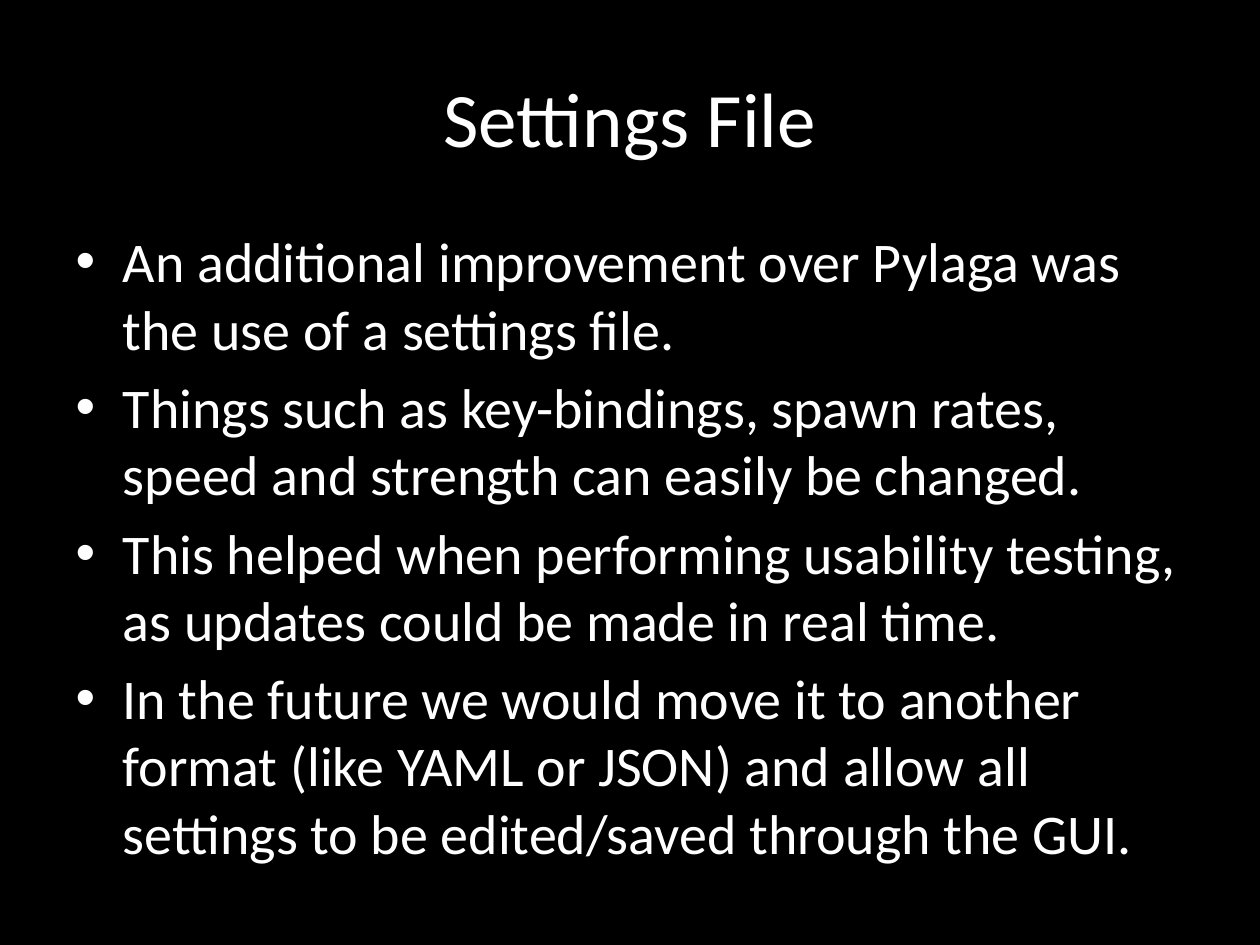
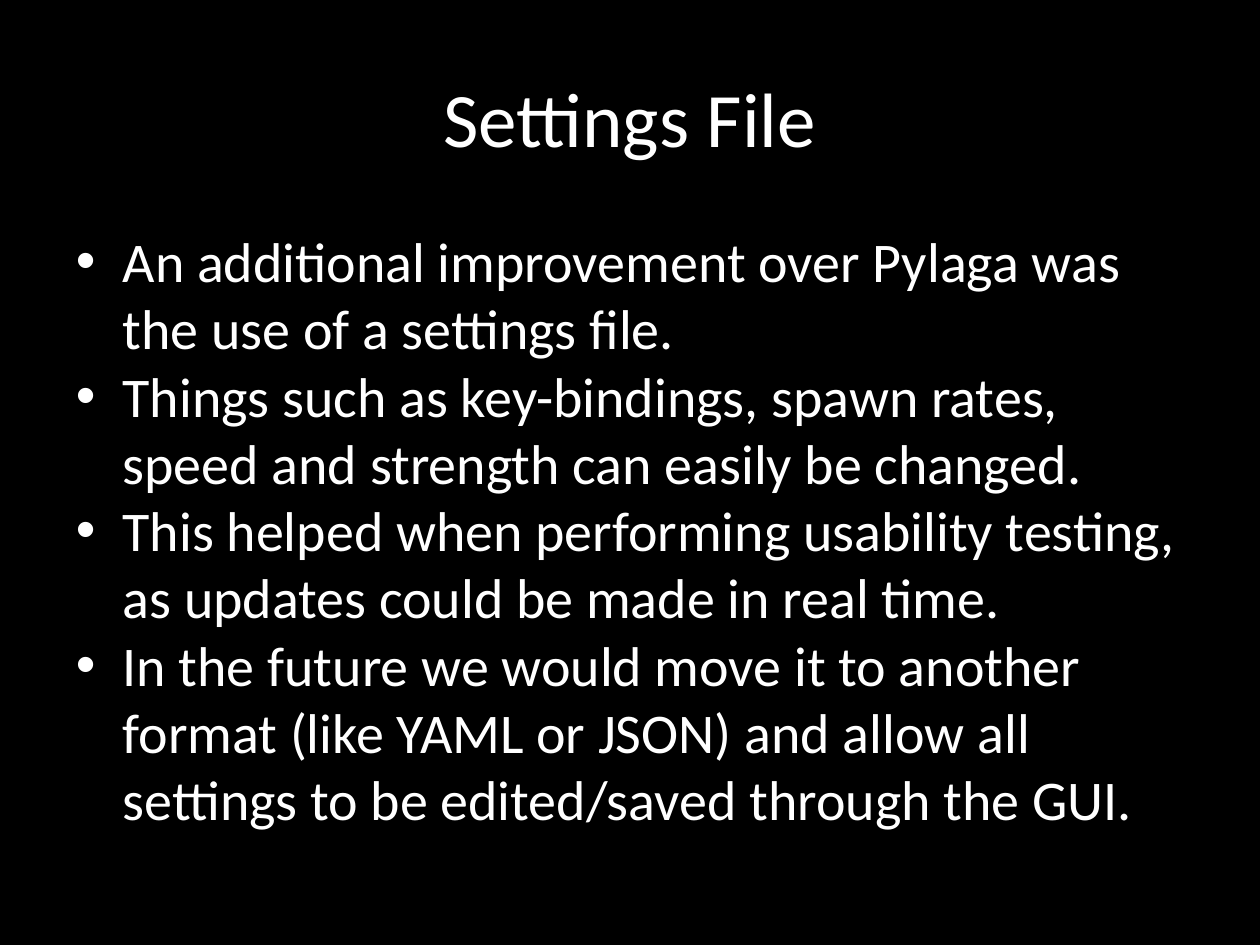
Before and after one commit to terrencepreilly/CPS410, a slide deck: slide 5 of final_presentation/Presentation.pptx. Drawn at 1260x945 pixels with LibreOffice and Linux fonts; fonts in the diff are those of the drawing. Boxes give left, top, right and bottom in pixels: in the first picture for what was removed or moved away, otherwise in the second. Text is boxed around its words. In the diff, an @@ line names an element or a change of style, - is before the commit and + after.

```diff
--- a/final_presentation/Presentation.pptx
+++ b/final_presentation/Presentation.pptx
@@ text "An additional improvement over Pylaga ..." at [123,243,1175,830]: indent changed; less space between paragraphs @@
```
Also in this commit, not shown: 4 other slides changed, 4 slides added, 4 slides removed.
